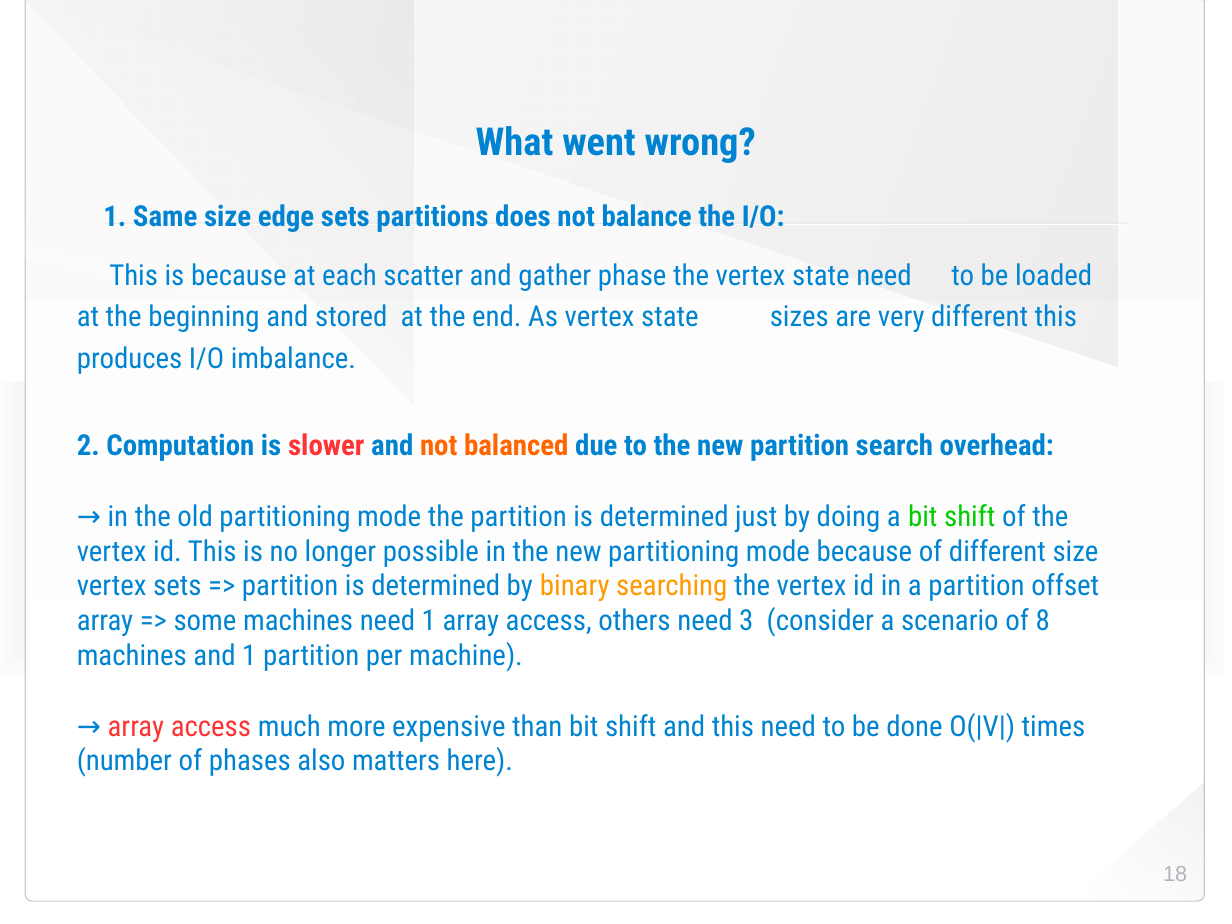
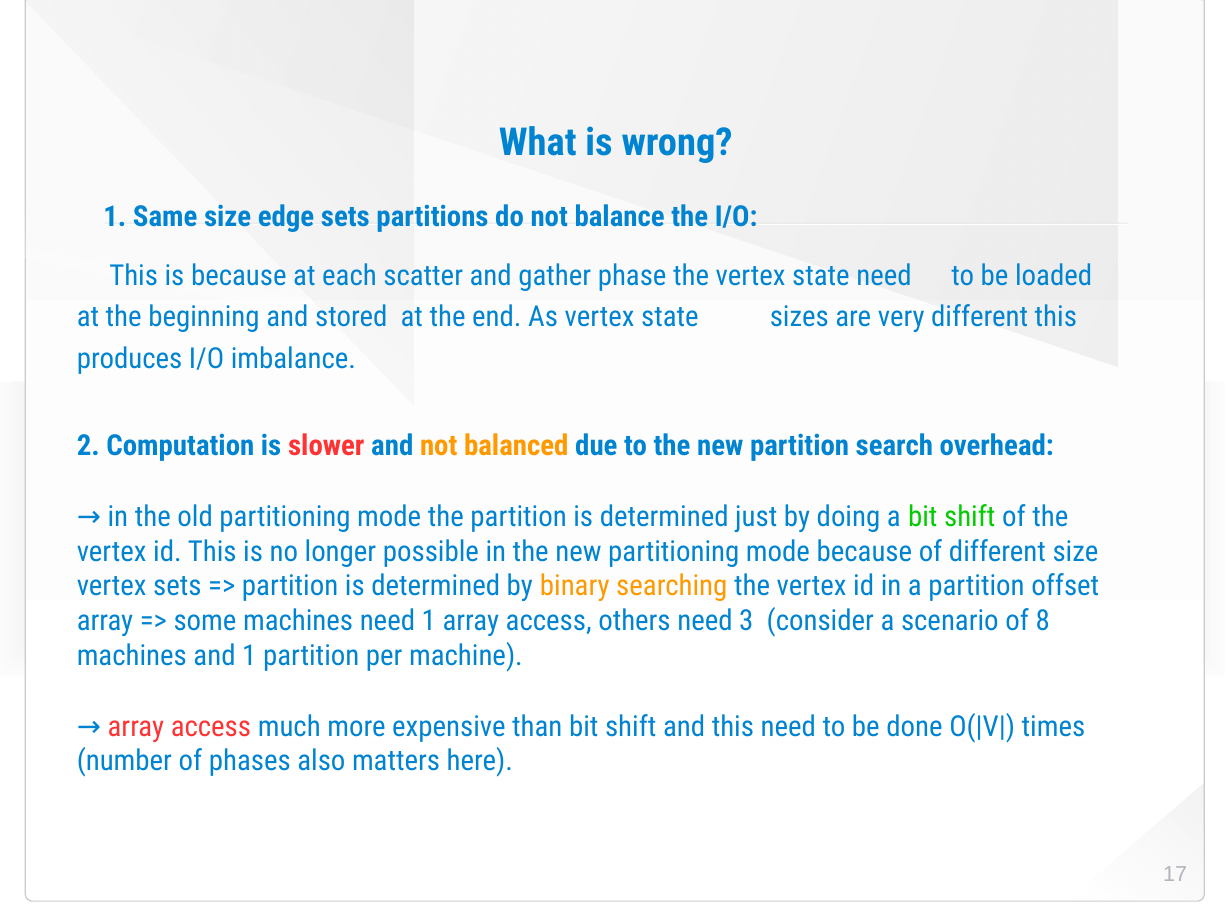
Before and after one commit to HaprianVlad/chaos, a slide deck: slide 17 of presentation.odp (slide 18 before the commit). Drawn at 1232x924 pixels with LibreOffice and Linux fonts; fonts in the diff are those of the drawing; background and template pictures are left out. Boxes give left, top, right and bottom in pixels: in the first picture for what was removed or moved away, otherwise in the second. Text is boxed around its words. In the diff, an @@ line names an element or a change of style, - is before the commit and + after.

```diff
--- a/presentation.odp
+++ b/presentation.odp
@@ title at <box>499,126,733,163</box>: text changed @@
-What went wrong?
+What is wrong?
@@ text at <box>103,204,758,232</box>: text changed @@
-1. Same size edge sets partitions does not balance the I/O:
+1. Same size edge sets partitions do not balance the I/O:
@@ text at <box>77,433,1054,461</box>: text colour #FF6600 to #FF9900 in "not balanced" @@
@@ page number at <box>1163,866,1187,881</box>: text changed @@
-18
+17
```
Also in this commit, not shown: 5 other slides changed, 1 slide removed, 41 other files.
